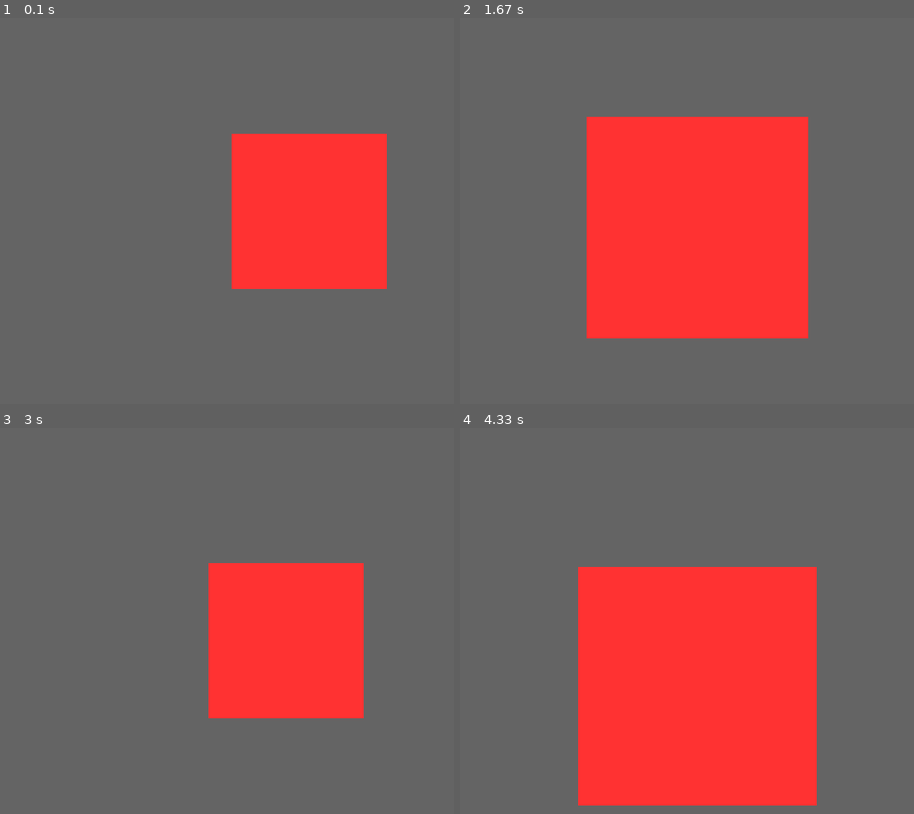
Above: before the commit, frames 1-4 (two rows, left to right).
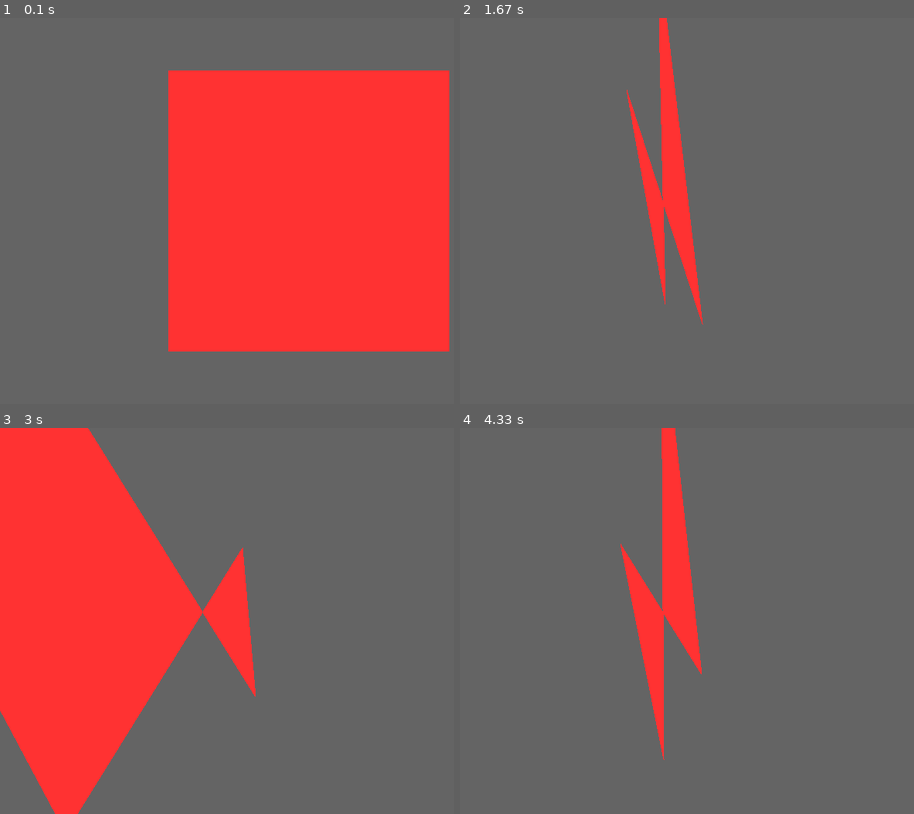
Above: after the commit, the same moments.

Repository: aaronpwinter/3d_space
Game: pygame game, started from pygame_example.py
The game is run twice, just before and just after one commit, with the same random seed, the same clock (stepped at 60 frames per second) and the same inputs.
Inputs (mouse positions are in pixels of both pictures, inside the frame that each line leads up to):
- Up to frame 1 (0.1 s): no input
- Up to frame 2 (1.67 s): press the mouse at (outside the picture) at 0.37 s; move the mouse to (868, 218) at 0.47 s; release the mouse at (773, 238) at 0.6 s; hold D 0.67-1.13 s; move the mouse to (618, 214) at 0.7 s; tap Space at 0.73, 1.03, 1.23, 1.57 s; tap Shift at 0.82 s; hold W 1.17-1.47 s; move the mouse to (578, 299) at 1.2 s; hold D from 1.5 s (still down); move the mouse to (841, 245) at 1.53 s
- Up to frame 3 (3 s): tap Space at 1.87, 2.07, 2.37, 2.63, 2.97 s; release D at 1.97 s; hold A 2-2.53 s; move the mouse to (163, 543) at 2.03 s; tap Shift at 2.15 s; hold S 2.57-2.87 s; move the mouse to (317, 663) at 2.6 s; hold A from 2.9 s (still down); move the mouse to (outside the picture) at 2.93 s
- Up to frame 4 (4.33 s): release A at 3.3 s; hold W 3.33-3.7 s; move the mouse to (668, 493) at 3.37 s; tap Space at 3.4, 3.8, 4.1 s; tap Shift at 3.48 s; hold D from 3.73 s (still down); move the mouse to (outside the picture) at 3.77 s

The runs differ from the first frame. In frame 1, 31% of the frame differs, in the area x 37-99%, y 13-87%; in frame 2, 26%; in frame 3, 42%, in the area x 0-81%, y 0-100%; in frame 4, 31%.

Commit message:
added rotation to example controls... and it works finally! although may need to figure out how FOV works

Diff:
--- a/camera.py
+++ b/camera.py
@@ -11,7 +11,7 @@
         Rotate target vector by rotation (inverse)
         Find where on x,y plane the line between the target vector and focus (not the same as location) land
     '''
-    def __init__(self, location: Vector = Vector(0,0,-100), focus: Vector = Vector(*_DEFAULT_FOCUS),
+    def __init__(self, location: Vector = Vector(0,0,-10), focus: Vector = Vector(*_DEFAULT_FOCUS),
                         rotation: Rotation = Rotation(0,0,0)):
         assert location.dimension() == 3
         assert focus.dimension() == 3
@@ -46,6 +46,12 @@
         v = self._rot*v
         self._loc += v
 
+    def rotate(self, r: Rotation):
+        '''
+        Rotates the camera, relative to where its currently looking
+        '''
+        self._rot += r
+
 
 if __name__ == '__main__':
 
--- a/pygame_example.py
+++ b/pygame_example.py
@@ -107,7 +107,8 @@
         if keys[pygame.K_w]:
             movement[2] = movement[2] +to_move
 
-        self._cam.move_location(Vector(*movement))
+        if movement != [0,0,0]:
+            self._cam.move_location(Vector(*movement))
 
     def _handle_mouse(self) -> None:
         '''
@@ -115,6 +116,14 @@
         '''
         mouse = pygame.mouse.get_pressed()
         movement = pygame.mouse.get_rel()
+
+        rot = [0,0,0]
+        sensitivity = -.005
+        if mouse[0]: #MB1 pressed
+            rot[0] = rot[0] + sensitivity*movement[1]
+            rot[1] = rot[1] + sensitivity*movement[0]
+            self._cam.rotate(rot)
+
 
     def _redraw(self) -> None:
         '''
--- a/rotation.py
+++ b/rotation.py
@@ -50,6 +50,15 @@
         '''
         return (right*self._inv_matrix).row_vector(0)
 
+    def __add__(self, right):
+        '''
+        For adding to the rotation total.
+        '''
+        if isinstance(right, Rotation) or type(right) in {tuple, list}:
+            return Rotation(self[0]+right[0],self[1]+right[1],self[2]+right[2],self._order)
+        else:
+            return NotImplemented
+
 
 
 if __name__ == '__main__':
